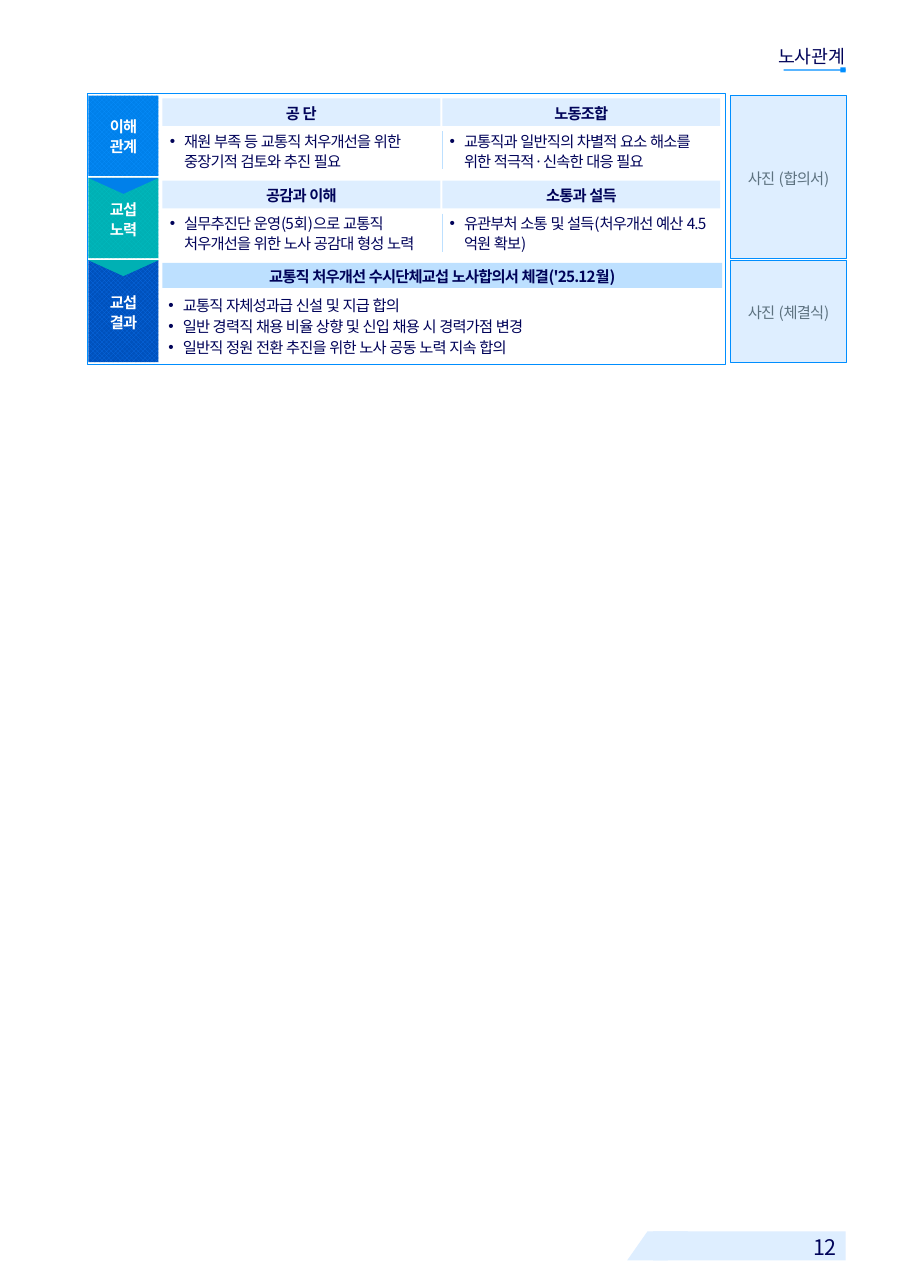
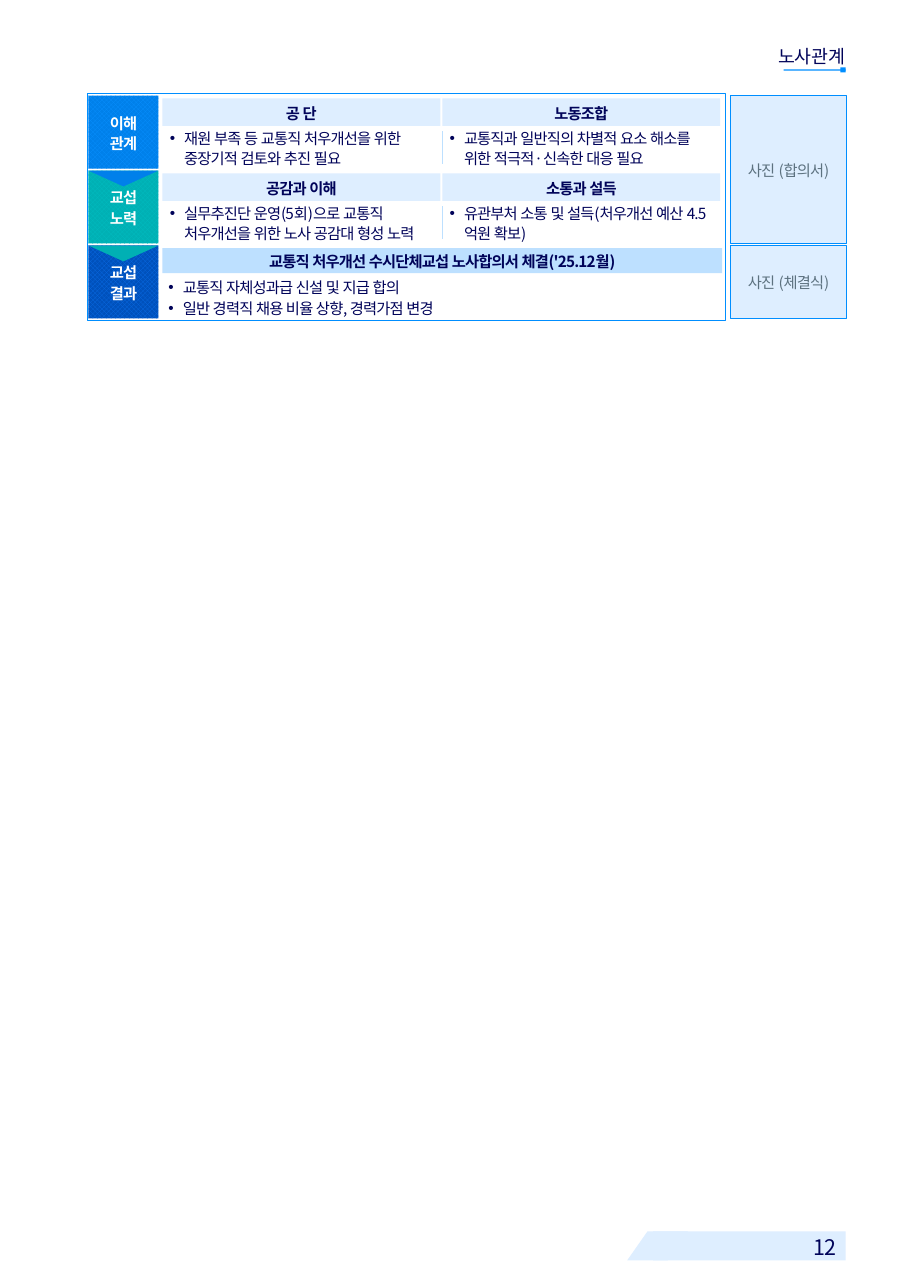
Before and after one commit to khjlsi-creator/claude, a slide deck: slide 12 of korad-경영평가-ppt/KORAD_경영평가_레이아웃_템플릿_A4세로.pptx. Drawn at 911x1288 pixels with LibreOffice and Linux fonts; fonts in the diff are those of the drawing; background and template pictures are left out. Boxes give left, top, right and bottom in pixels: in the first picture for what was removed or moved away, otherwise in the second. Text is boxed around its words. In the diff, an @@ line names an element or a change of style, - is before the commit and + after.

```diff
--- a/korad-경영평가-ppt/KORAD_경영평가_레이아웃_템플릿_A4세로.pptx
+++ b/korad-경영평가-ppt/KORAD_경영평가_레이아웃_템플릿_A4세로.pptx
@@ rectangle resized from (x1=87, y1=94, x2=725, y2=365) to (x1=87, y1=94, x2=725, y2=321) @@
@@ rectangle resized from (x1=88, y1=96, x2=159, y2=176) to (x1=88, y1=96, x2=159, y2=169) @@
@@ text "사진 (합의서)" moved from (x1=748, y1=171, x2=830, y2=187) to (x1=748, y1=163, x2=830, y2=179) @@
@@ rectangle resized from (x1=730, y1=96, x2=846, y2=259) to (x1=730, y1=96, x2=846, y2=243) @@
@@ text "교섭" moved from (x1=110, y1=202, x2=137, y2=237) to (x1=110, y1=190, x2=137, y2=226) @@
@@ freeform shape moved from (x1=88, y1=178, x2=159, y2=194) to (x1=88, y1=171, x2=159, y2=186) @@
@@ rectangle resized from (x1=88, y1=178, x2=159, y2=259) to (x1=88, y1=171, x2=159, y2=243) @@
@@ 2 texts, 2 rectangles moved together from (x1=162, y1=181, x2=719, y2=208) to (x1=162, y1=173, x2=719, y2=200) @@
@@ text "실무추진단 운영(5회)으로 교통직 처우개선을 위한 ..." moved from (x1=184, y1=216, x2=414, y2=251) to (x1=184, y1=206, x2=414, y2=241) @@
@@ line moved from (442, 214) - (442, 251) to (442, 206) - (442, 239) @@
@@ text "유관부처 소통 및 설득(처우개선 예산 ..." moved from (x1=464, y1=216, x2=707, y2=252) to (x1=464, y1=206, x2=707, y2=242) @@
@@ text "교섭" moved from (x1=110, y1=295, x2=137, y2=330) to (x1=110, y1=265, x2=137, y2=301) @@
@@ rectangle resized from (x1=88, y1=260, x2=159, y2=362) to (x1=88, y1=246, x2=159, y2=318) @@
@@ 1 text, 1 freeform shape, 1 rectangle moved together from (x1=88, y1=260, x2=722, y2=289) to (x1=88, y1=246, x2=722, y2=273) @@
@@ text "사진 (체결식)" moved from (x1=748, y1=305, x2=830, y2=321) to (x1=748, y1=275, x2=830, y2=291) @@
@@ rectangle resized from (x1=730, y1=260, x2=846, y2=362) to (x1=730, y1=246, x2=846, y2=318) @@
@@ text "교통직 자체성과급 신설 및 지급 ..." moved from (x1=183, y1=298, x2=523, y2=355) to (x1=183, y1=280, x2=433, y2=317) @@
@@ text at (x1=183, y1=301, x2=433, y2=317): text changed @@
-• 일반 경력직 채용 비율 상향 및 신입 채용 시 경력가점 변경
-• 일반직 정원 전환 추진을 위한 노사 공동 노력 지속 합의
+• 일반 경력직 채용 비율 상향, 경력가점 변경
```
Also in this commit, not shown: 21 other slides changed, 5 slides removed, 9 other files.
